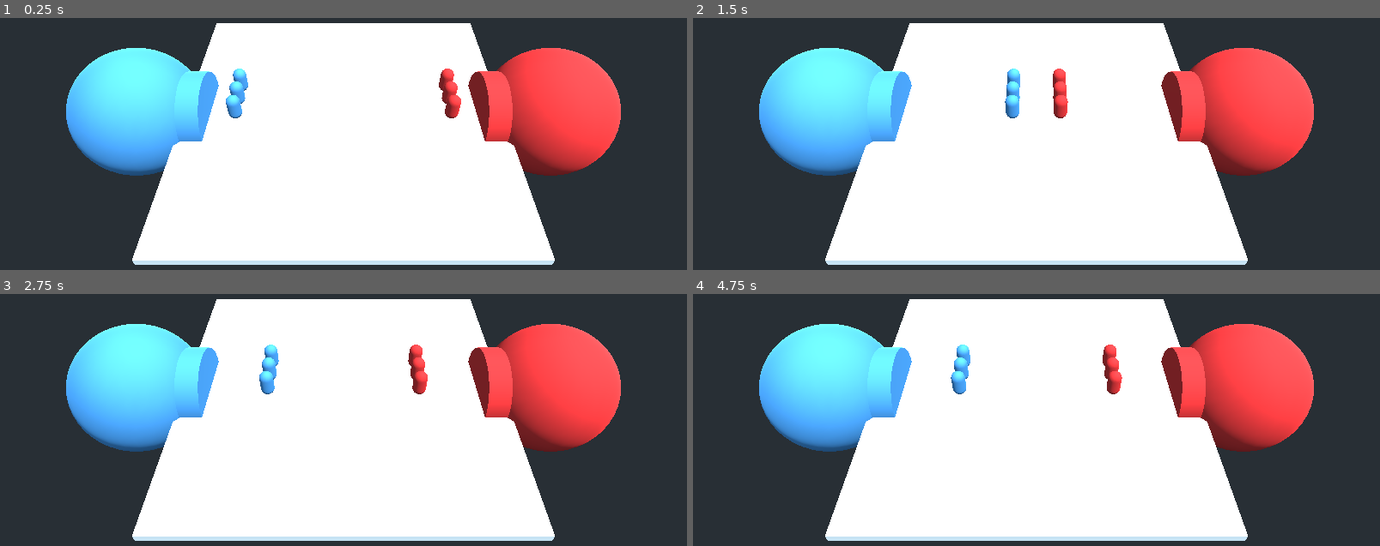
Above: before the commit, frames 1-4 (two rows, left to right).
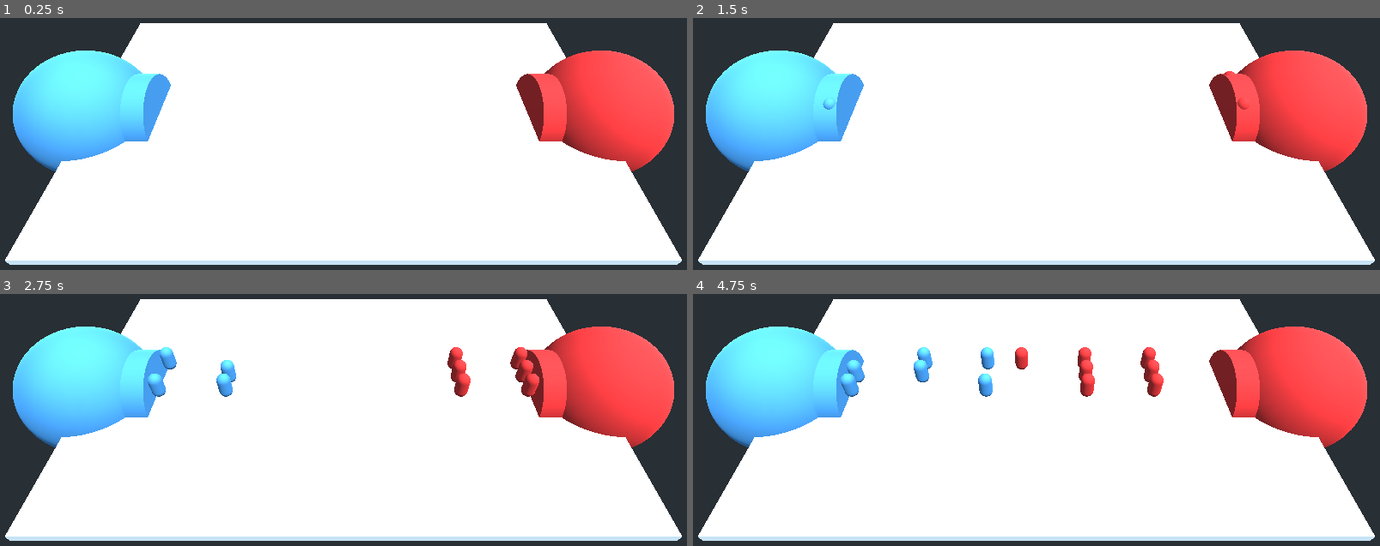
Above: after the commit, the same moments.

Repository: Zafuzi/goGodotJam_gameJelly
Game: Godot game, scene res://Scenes/main.tscn
Same seed, same stepped clock (60 frames per second), same inputs: the game is played once before the commit and once after it. Before the commit the project starts from res://main.tscn.
Inputs:
- Up to frame 1 (0.25 s): no input
- Up to frame 2 (1.5 s): no input
- Up to frame 3 (2.75 s): no input
- Up to frame 4 (4.75 s): no input

The runs differ from the first frame. In frame 1, 36% of the frame differs, in the area x 0-100%, y 2-98%; in frame 2, 36%; in frame 3, 36%; in frame 4, 37%.

Commit message:
optimized spawning by using a queue and moving to areas instead of bodies

Diff:
--- a/Enemy/Enemy.gd
+++ /dev/null
@@ -1,48 +0,0 @@
-extends KinematicBody
-
-var shoot_distance:float = 70
-var close_soldier
-var b = 1
-var hp = 30
-var attack = 3
-var move = true
-var speed = Vector3(-10,0,0)
-var die = false
-var enemy = 1
-var wait = 10
-
-
-func _physics_process(delta):
-
-	var all_soldier = get_tree().get_nodes_in_group("soldier")
-
-	if die == true:
-		queue_free()
-
-	if 1 == 0:#sealed away for later incase it becomes useful
-		for soldier in all_soldier:
-
-			var distance = translation.distance_to(soldier.translation)
-
-			if distance < shoot_distance:
-				shoot_distance = distance
-				close_soldier = soldier
-
-	if move == true:
-		move_and_slide(speed)
-	else:
-		enemy.hp -= attack
-		if enemy.hp <= 0:
-			move = true
-
-	if hp <= 0:
-		die = true
-
-
-func _on_Area_body_entered(body):#assign target
-	if body.is_in_group("soldier"):
-		enemy = body
-		move = false
-	if body.is_in_group("spawner"):
-		body.hp -= attack
-		queue_free()
--- a/Enemy/enemy.tscn
+++ /dev/null
@@ -1,35 +0,0 @@
-[gd_scene load_steps=6 format=2]
-
-[ext_resource path="res://Enemy/Enemy.gd" type="Script" id=1]
-[ext_resource path="res://red.tres" type="Material" id=2]
-
-[sub_resource type="CapsuleMesh" id=5]
-material = ExtResource( 2 )
-mid_height = 2.0
-
-[sub_resource type="CapsuleShape" id=3]
-height = 2.0
-
-[sub_resource type="BoxShape" id=6]
-extents = Vector3( 1, 2.005, 1.14543 )
-
-[node name="Enemy" type="KinematicBody" groups=["enemy"]]
-transform = Transform( 1, 0, 0, 0, 1, 0, 0, 0, 1, 0, 2, 0 )
-script = ExtResource( 1 )
-
-[node name="CSGMesh" type="CSGMesh" parent="."]
-transform = Transform( 1, 0, 0, 0, -4.37114e-08, 1, 0, -1, -4.37114e-08, 0, 0, 0 )
-mesh = SubResource( 5 )
-
-[node name="CollisionShape" type="CollisionShape" parent="."]
-transform = Transform( 1, 0, 0, 0, -4.37114e-08, 1, 0, -1, -4.37114e-08, 0, 0, 0 )
-shape = SubResource( 3 )
-
-[node name="Area" type="Area" parent="."]
-
-[node name="CollisionShape" type="CollisionShape" parent="Area"]
-transform = Transform( 1, 0, 0, 0, 1, 0, 0, 0, 1, -2, 0, 0 )
-shape = SubResource( 6 )
-
-[connection signal="body_entered" from="Area" to="." method="_on_Area_body_entered"]
-[connection signal="body_exited" from="Area" to="." method="_on_Area_body_exited"]
--- /dev/null
+++ b/Scenes/EnemySpawner.tscn
@@ -0,0 +1,49 @@
+[gd_scene load_steps=7 format=2]
+
+[ext_resource path="res://Materials/red.tres" type="Material" id=1]
+[ext_resource path="res://Scripts/enemySpawner.gd" type="Script" id=2]
+[ext_resource path="res://Scenes/enemy.tscn" type="PackedScene" id=3]
+
+[sub_resource type="SphereMesh" id=2]
+material = ExtResource( 1 )
+
+[sub_resource type="CylinderMesh" id=4]
+material = ExtResource( 1 )
+
+[sub_resource type="BoxShape" id=5]
+extents = Vector3( 1.5, 1, 1 )
+
+[node name="EnemySpawner" type="Spatial"]
+transform = Transform( -10, 0, -8.74228e-07, 0, 10, 0, 8.74228e-07, 0, -10, 0, 3, 0 )
+script = ExtResource( 2 )
+pawn = ExtResource( 3 )
+
+[node name="MeshInstance" type="MeshInstance" parent="."]
+material_override = ExtResource( 1 )
+mesh = SubResource( 2 )
+material/0 = null
+
+[node name="MeshInstance2" type="MeshInstance" parent="."]
+transform = Transform( -2.76256e-08, -0.52, 0, 0.632, -2.27299e-08, 0, 0, 0, 0.632, 0.588, 0, 0 )
+material_override = ExtResource( 1 )
+mesh = SubResource( 4 )
+material/0 = null
+
+[node name="Spatial" type="Spatial" parent="."]
+transform = Transform( -0.1, 0, -8.74228e-09, 0, 0.1, 0, 8.74228e-09, 0, -0.1, 0.5, 0.202, 0.3 )
+
+[node name="Spatial2" type="Spatial" parent="."]
+transform = Transform( -0.1, 0, -8.74228e-09, 0, 0.1, 0, 8.74228e-09, 0, -0.1, 0.5, 0.202, 4.37114e-08 )
+
+[node name="Spatial3" type="Spatial" parent="."]
+transform = Transform( -0.1, 0, -8.74228e-09, 0, 0.1, 0, 8.74228e-09, 0, -0.1, 0.5, 0.202, -0.3 )
+
+[node name="RespawnTimer" type="Timer" parent="."]
+autostart = true
+
+[node name="Area" type="Area" parent="." groups=["enemy_spawner"]]
+
+[node name="CollisionShape" type="CollisionShape" parent="Area"]
+shape = SubResource( 5 )
+
+[connection signal="timeout" from="RespawnTimer" to="." method="_on_RespawnTimer_timeout"]
--- /dev/null
+++ b/Scenes/SoldierSpawner.tscn
@@ -0,0 +1,53 @@
+[gd_scene load_steps=9 format=2]
+
+[ext_resource path="res://Scenes/soldier.tscn" type="PackedScene" id=1]
+[ext_resource path="res://Scripts/soldierSpawner.gd" type="Script" id=2]
+[ext_resource path="res://Materials/blue.tres" type="Material" id=3]
+
+[sub_resource type="SpatialMaterial" id=5]
+albedo_color = Color( 0.188235, 0.454902, 0.87451, 1 )
+
+[sub_resource type="SphereMesh" id=6]
+material = SubResource( 5 )
+
+[sub_resource type="SpatialMaterial" id=7]
+albedo_color = Color( 0.188235, 0.454902, 0.87451, 1 )
+
+[sub_resource type="CylinderMesh" id=8]
+material = SubResource( 7 )
+
+[sub_resource type="BoxShape" id=9]
+extents = Vector3( 1.5, 1, 1 )
+
+[node name="SoldierSpawner" type="Spatial"]
+transform = Transform( 10, 0, 0, 0, 10, 0, 0, 0, 10, 0, 3, 0 )
+script = ExtResource( 2 )
+pawn = ExtResource( 1 )
+
+[node name="MeshInstance" type="MeshInstance" parent="."]
+mesh = SubResource( 6 )
+material/0 = ExtResource( 3 )
+
+[node name="MeshInstance2" type="MeshInstance" parent="."]
+transform = Transform( -2.76256e-08, -0.52, 0, 0.632, -2.27299e-08, 0, 0, 0, 0.632, 0.588, 0, 0 )
+mesh = SubResource( 8 )
+material/0 = ExtResource( 3 )
+
+[node name="Spatial" type="Spatial" parent="."]
+transform = Transform( 0.1, 0, 0, 0, 0.1, 0, 0, 0, 0.1, 0.5, 0.202, 0.3 )
+
+[node name="Spatial2" type="Spatial" parent="."]
+transform = Transform( 0.1, 0, 0, 0, 0.1, 0, 0, 0, 0.1, 0.5, 0.202, 4.37114e-08 )
+
+[node name="Spatial3" type="Spatial" parent="."]
+transform = Transform( 0.1, 0, 0, 0, 0.1, 0, 0, 0, 0.1, 0.5, 0.202, -0.3 )
+
+[node name="RespawnTimer" type="Timer" parent="."]
+autostart = true
+
+[node name="Area" type="Area" parent="." groups=["soldier_spawner"]]
+
+[node name="CollisionShape" type="CollisionShape" parent="Area"]
+shape = SubResource( 9 )
+
+[connection signal="timeout" from="RespawnTimer" to="." method="_on_RespawnTimer_timeout"]
--- /dev/null
+++ b/Scenes/enemy.tscn
@@ -0,0 +1,27 @@
+[gd_scene load_steps=5 format=2]
+
+[ext_resource path="res://Materials/red.tres" type="Material" id=1]
+[ext_resource path="res://Scripts/enemy.gd" type="Script" id=2]
+
+[sub_resource type="CapsuleMesh" id=5]
+material = ExtResource( 1 )
+mid_height = 2.0
+
+[sub_resource type="BoxShape" id=6]
+extents = Vector3( 1, 2.005, 1.14543 )
+
+[node name="Enemy" type="Spatial"]
+transform = Transform( 1, 0, 0, 0, 1, 0, 0, 0, 1, 0, 2, 0 )
+script = ExtResource( 2 )
+
+[node name="CSGMesh" type="CSGMesh" parent="."]
+transform = Transform( 1, 0, 0, 0, -4.37114e-08, 1, 0, -1, -4.37114e-08, 0, 0, 0 )
+mesh = SubResource( 5 )
+
+[node name="Area" type="Area" parent="." groups=["enemy"]]
+
+[node name="CollisionShape" type="CollisionShape" parent="Area"]
+transform = Transform( 1, 0, 0, 0, 1, 0, 0, 0, 1, -2, 0, 0 )
+shape = SubResource( 6 )
+
+[connection signal="area_entered" from="Area" to="." method="_on_Area_area_entered"]
--- a/main.tscn
+++ b/Scenes/main.tscn
@@ -1,7 +1,7 @@
 [gd_scene load_steps=6 format=2]
 
-[ext_resource path="res://Soldier spawner/soldier spawner.tscn" type="PackedScene" id=1]
-[ext_resource path="res://enemy spawner/enemy spawner.tscn" type="PackedScene" id=2]
+[ext_resource path="res://Scenes/EnemySpawner.tscn" type="PackedScene" id=1]
+[ext_resource path="res://Scenes/SoldierSpawner.tscn" type="PackedScene" id=2]
 
 [sub_resource type="ProceduralSky" id=1]
 
@@ -10,7 +10,7 @@
 background_sky = SubResource( 1 )
 
 [sub_resource type="CubeMesh" id=3]
-size = Vector3( 50, 50, 1 )
+size = Vector3( 80, 50, 1 )
 
 [node name="main" type="Spatial"]
 
@@ -20,16 +20,17 @@
 [node name="Camera" type="Camera" parent="."]
 transform = Transform( 1, 0, 0, 0, 0.707107, 0.707107, 0, -0.707107, 0.707107, 0, 50, 50 )
 fov = 60.0
+far = 300.0
 
 [node name="WorldEnvironment" type="WorldEnvironment" parent="."]
 environment = SubResource( 2 )
 
-[node name="CSGMesh" type="CSGMesh" parent="."]
+[node name="Floor" type="CSGMesh" parent="."]
 transform = Transform( 1, 0, 0, 0, -4.37114e-08, 1, 0, -1, -4.37114e-08, 0, 0, 0 )
 mesh = SubResource( 3 )
 
-[node name="StaticBody" parent="." instance=ExtResource( 1 )]
-transform = Transform( 10, 0, 0, 0, 10, 0, 0, 0, 10, -32, 0.5, 0 )
+[node name="EnemySpawner" parent="." instance=ExtResource( 1 )]
+transform = Transform( -10, 0, -8.74228e-07, 0, 10, 0, 8.74228e-07, 0, -10, 40, 0, 0 )
 
-[node name="StaticBody2" parent="." instance=ExtResource( 2 )]
-transform = Transform( -10, 0, -8.74228e-07, 0, 10, 0, 8.74228e-07, 0, -10, 32, 0.5, 0 )
+[node name="SoldierSpawner" parent="." instance=ExtResource( 2 )]
+transform = Transform( 10, 0, 0, 0, 10, 0, 0, 0, 10, -40, 0, 0 )
--- /dev/null
+++ b/Scenes/soldier.tscn
@@ -0,0 +1,27 @@
+[gd_scene load_steps=5 format=2]
+
+[ext_resource path="res://Scripts/soldier.gd" type="Script" id=1]
+[ext_resource path="res://Materials/blue.tres" type="Material" id=2]
+
+[sub_resource type="CapsuleMesh" id=2]
+material = ExtResource( 2 )
+mid_height = 2.0
+
+[sub_resource type="BoxShape" id=4]
+extents = Vector3( 1, 2.005, 1.14543 )
+
+[node name="Soldier" type="Spatial"]
+transform = Transform( 1, 0, 0, 0, 1, 0, 0, 0, 1, 0, 2, 0 )
+script = ExtResource( 1 )
+
+[node name="CSGMesh" type="CSGMesh" parent="."]
+transform = Transform( 1, 0, 0, 0, -4.37114e-08, 1, 0, -1, -4.37114e-08, 0, 0, 0 )
+mesh = SubResource( 2 )
+
+[node name="Area" type="Area" parent="." groups=["soldier"]]
+
+[node name="CollisionShape" type="CollisionShape" parent="Area"]
+transform = Transform( 1, 0, 0, 0, 1, 0, 0, 0, 1, 2, 0, 0 )
+shape = SubResource( 4 )
+
+[connection signal="area_entered" from="Area" to="." method="_on_Area_area_entered"]
--- /dev/null
+++ b/Scripts/enemy.gd
@@ -0,0 +1,53 @@
+extends Spatial
+
+var b = 1
+var hp = 30
+var attack = 3
+var move = false
+var speed = Vector3(-10,0,0)
+var die = true
+var enemy = null
+var wait = 10
+
+var _initial_position
+
+func _ready():
+	_initial_position = get_translation()
+	hide()
+
+func _process(delta):
+	var wr = weakref(enemy)
+	if wr.get_ref():
+		enemy.hp -= attack
+		if enemy.hp <= 0:
+			enemy = null
+			move = true
+
+
+func _physics_process(delta):
+	if hp <= 0:
+		reset()
+
+	if move == true:
+		translation += speed * delta
+
+	if translation.x < -100:
+		reset()
+
+func reset():
+	hp = 30
+	die = true
+	move = false
+	enemy = null
+	set_translation(_initial_position)
+	hide()
+
+func makeAlive():
+	die = false
+	move = true
+	show()
+
+func _on_Area_area_entered(area):
+	if area.is_in_group("soldier") or area.is_in_group("soldier_spawner"):
+		enemy = area.get_owner()
+		move = false
--- /dev/null
+++ b/Scripts/enemySpawner.gd
@@ -0,0 +1,46 @@
+extends Spatial
+
+var wait = 0
+var hp = 1000
+
+var MAX_ENEMIES = 12
+
+export(PackedScene) var pawn
+onready var pawns = []
+
+func _ready():
+
+	assert( pawn != null, "ERROR: You must give pawn a value.");
+
+	var spawnerNumber = 1
+	for i in MAX_ENEMIES:
+		var p = pawn.instance()
+		pawns.append(p)
+
+		if(spawnerNumber == 1):
+			$Spatial.add_child(p)
+
+		if(spawnerNumber == 2):
+			$Spatial2.add_child(p)
+
+		if(spawnerNumber == 3):
+			$Spatial3.add_child(p)
+
+		spawnerNumber += 1
+		if spawnerNumber > 3:
+			spawnerNumber = 1
+
+func _process(delta):
+	if hp <= 0:
+		queue_free()
+
+func _on_RespawnTimer_timeout():
+	var i = 0
+	for p in pawns:
+		if p.die:
+			p.reset()
+			p.makeAlive()
+			i += 1
+
+			if i > 3:
+				break
--- /dev/null
+++ b/Scripts/pawn.gd
@@ -0,0 +1,16 @@
+extends Node
+
+
+# Declare member variables here. Examples:
+# var a = 2
+# var b = "text"
+
+
+# Called when the node enters the scene tree for the first time.
+func _ready():
+	pass # Replace with function body.
+
+
+# Called every frame. 'delta' is the elapsed time since the previous frame.
+#func _process(delta):
+#	pass
--- /dev/null
+++ b/Scripts/soldier.gd
@@ -0,0 +1,53 @@
+extends Spatial
+
+var b = 1
+var hp = 30
+var attack = 3
+var move = false
+var speed = Vector3(10,0,0)
+var die = true
+var enemy = null
+var wait = 10
+
+var _initial_position
+
+func _ready():
+	_initial_position = get_translation()
+	hide()
+
+func _process(delta):
+	var wr = weakref(enemy)
+	if wr.get_ref():
+		enemy.hp -= attack
+		if enemy.hp <= 0:
+			enemy = null
+			move = true
+
+
+func _physics_process(delta):
+	if hp <= 0:
+		reset()
+
+	if move == true:
+		translation += speed * delta
+
+	if translation.x > 100:
+		reset()
+
+func reset():
+	hp = 30
+	die = true
+	move = false
+	enemy = null
+	set_translation(_initial_position)
+
+func makeAlive():
+	die = false
+	move = true
+	show()
+
+
+func _on_Area_area_entered(area):
+	if area.is_in_group("enemy") or area.is_in_group("enemy_spawner"):
+		enemy = area.get_owner()
+		move = false
--- /dev/null
+++ b/Scripts/soldierSpawner.gd
@@ -0,0 +1,46 @@
+extends Spatial
+
+var wait = 0
+var hp = 1000
+
+var MAX_ENEMIES = 12
+
+export(PackedScene) var pawn
+onready var pawns = []
+
+func _ready():
+
+	assert( pawn != null, "ERROR: You must give pawn a value.");
+
+	var spawnerNumber = 1
+	for i in MAX_ENEMIES:
+		var p = pawn.instance()
+		pawns.append(p)
+
+		if(spawnerNumber == 1):
+			$Spatial.add_child(p)
+
+		if(spawnerNumber == 2):
+			$Spatial2.add_child(p)
+
+		if(spawnerNumber == 3):
+			$Spatial3.add_child(p)
+
+		spawnerNumber += 1
+		if spawnerNumber > 3:
+			spawnerNumber = 1
+
+func _process(delta):
+	if hp <= 0:
+		queue_free()
+
+func _on_RespawnTimer_timeout():
+	var i = 0
+	for p in pawns:
+		if p.die:
+			p.reset()
+			p.makeAlive()
+			i += 1
+
+			if i > 1:
+				break
--- a/Soldier spawner/soldier spawner.tscn
+++ /dev/null
@@ -1,43 +0,0 @@
-[gd_scene load_steps=7 format=2]
-
-[ext_resource path="res://blue.tres" type="Material" id=1]
-[ext_resource path="res://Soldier spawner/spawner.gd" type="Script" id=2]
-
-[sub_resource type="SphereShape" id=1]
-
-[sub_resource type="SphereMesh" id=2]
-material = ExtResource( 1 )
-
-[sub_resource type="CylinderShape" id=3]
-
-[sub_resource type="CylinderMesh" id=4]
-material = ExtResource( 1 )
-
-[node name="StaticBody" type="StaticBody" groups=["spawner"]]
-transform = Transform( 10, 0, 0, 0, 10, 0, 0, 0, 10, 0, 0, 0 )
-script = ExtResource( 2 )
-
-[node name="CollisionShape" type="CollisionShape" parent="."]
-shape = SubResource( 1 )
-
-[node name="MeshInstance" type="MeshInstance" parent="."]
-mesh = SubResource( 2 )
-material/0 = null
-
-[node name="CollisionShape2" type="CollisionShape" parent="."]
-transform = Transform( -2.27505e-08, -0.52047, 0, 0.632063, -2.76283e-08, 0, 0, 0, 0.632063, 0.588371, 0, 0 )
-shape = SubResource( 3 )
-
-[node name="MeshInstance2" type="MeshInstance" parent="."]
-transform = Transform( -2.27505e-08, -0.52047, 0, 0.632063, -2.76283e-08, 0, 0, 0, 0.632063, 0.588371, 0, 0 )
-mesh = SubResource( 4 )
-material/0 = null
-
-[node name="Spatial" type="Spatial" parent="."]
-transform = Transform( 0.1, 0, 0, 0, 0.1, 0, 0, 0, 0.1, 1.36159, 0.201617, 0 )
-
-[node name="Spatial2" type="Spatial" parent="."]
-transform = Transform( 0.1, 0, 0, 0, 0.1, 0, 0, 0, 0.1, 1.362, 0.202, 0.3 )
-
-[node name="Spatial3" type="Spatial" parent="."]
-transform = Transform( 0.1, 0, 0, 0, 0.1, 0, 0, 0, 0.1, 1.362, 0.202, -0.3 )
--- a/Soldier spawner/spawner.gd
+++ /dev/null
@@ -1,23 +0,0 @@
-extends StaticBody
-
-var wait = 0
-var hp = 30
-
-onready var soldier = preload("res://Soldier/soldier.tscn")
-onready var soldier2 = preload("res://Soldier/soldier.tscn")
-onready var soldier3 = preload("res://Soldier/soldier.tscn")
-
-func _process(delta):
-	if wait == 0:
-		wait = 120
-		var s1 = soldier.instance()
-		var s2 = soldier2.instance()
-		var s3 = soldier3.instance()
-		$Spatial.add_child(s1)
-		$Spatial2.add_child(s2)
-		$Spatial3.add_child(s3)
-	else:
-		wait -= 1
-
-	if hp <= 0:
-		queue_free()
--- a/Soldier/Soldier.gd
+++ /dev/null
@@ -1,49 +0,0 @@
-extends KinematicBody
-
-var shoot_distance:float = 70
-var close_enemy
-var b = 1
-var hp = 30
-var attack = 3
-var move = true
-var speed = Vector3(10,0,0)
-var die = false
-var enemy = 1
-var wait = 10
-
-
-func _physics_process(delta):
-
-	var all_enemy = get_tree().get_nodes_in_group("enemy")
-
-	if die == true:
-		queue_free()
-
-	if 1 == 0:#sealed away for later incase it becomes useful
-		for enemy in all_enemy:
-
-			var distance = translation.distance_to(enemy.translation)
-
-			if distance < shoot_distance:
-				shoot_distance = distance
-				close_enemy = enemy
-
-	if move == true:#movement
-		move_and_slide(speed)
-	else:#fighting
-		enemy.hp -= attack
-		print(enemy.hp)
-		if enemy.hp <= 0:#continuing after fight
-			move = true
-
-	if hp <= 0:
-		die = true
-
-
-func _on_Area_body_entered(body):#assign target
-	if body.is_in_group("enemy"):
-		enemy = body
-		move = false
-	if body.is_in_group("spawner"):
-		body.hp -= attack
-		queue_free()
--- a/Soldier/soldier.tscn
+++ /dev/null
@@ -1,35 +0,0 @@
-[gd_scene load_steps=6 format=2]
-
-[ext_resource path="res://Soldier/Soldier.gd" type="Script" id=1]
-[ext_resource path="res://blue.tres" type="Material" id=2]
-
-[sub_resource type="CapsuleMesh" id=2]
-material = ExtResource( 2 )
-mid_height = 2.0
-
-[sub_resource type="CapsuleShape" id=3]
-height = 2.0
-
-[sub_resource type="BoxShape" id=4]
-extents = Vector3( 1, 2.005, 1.14543 )
-
-[node name="Soldier" type="KinematicBody" groups=["soldier"]]
-transform = Transform( 1, 0, 0, 0, 1, 0, 0, 0, 1, 0, 2, 0 )
-script = ExtResource( 1 )
-
-[node name="CSGMesh" type="CSGMesh" parent="."]
-transform = Transform( 1, 0, 0, 0, -4.37114e-08, 1, 0, -1, -4.37114e-08, 0, 0, 0 )
-mesh = SubResource( 2 )
-
-[node name="CollisionShape" type="CollisionShape" parent="."]
-transform = Transform( 1, 0, 0, 0, -4.37114e-08, 1, 0, -1, -4.37114e-08, 0, 0, 0 )
-shape = SubResource( 3 )
-
-[node name="Area" type="Area" parent="."]
-
-[node name="CollisionShape" type="CollisionShape" parent="Area"]
-transform = Transform( 1, 0, 0, 0, 1, 0, 0, 0, 1, 2, 0, 0 )
-shape = SubResource( 4 )
-
-[connection signal="body_entered" from="Area" to="." method="_on_Area_body_entered"]
-[connection signal="body_exited" from="Area" to="." method="_on_Area_body_exited"]
--- a/enemy spawner/enemy spawner.tscn
+++ /dev/null
@@ -1,43 +0,0 @@
-[gd_scene load_steps=7 format=2]
-
-[ext_resource path="res://red.tres" type="Material" id=1]
-[ext_resource path="res://enemy spawner/spawner.gd" type="Script" id=2]
-
-[sub_resource type="SphereShape" id=1]
-
-[sub_resource type="SphereMesh" id=2]
-material = ExtResource( 1 )
-
-[sub_resource type="CylinderShape" id=3]
-
-[sub_resource type="CylinderMesh" id=4]
-material = ExtResource( 1 )
-
-[node name="StaticBody" type="StaticBody" groups=["spawner"]]
-transform = Transform( -10, 0, -8.74228e-07, 0, 10, 0, 8.74228e-07, 0, -10, 0, 0, 0 )
-script = ExtResource( 2 )
-
-[node name="CollisionShape" type="CollisionShape" parent="."]
-shape = SubResource( 1 )
-
-[node name="MeshInstance" type="MeshInstance" parent="."]
-mesh = SubResource( 2 )
-material/0 = null
-
-[node name="CollisionShape2" type="CollisionShape" parent="."]
-transform = Transform( -2.27505e-08, -0.52047, 0, 0.632063, -2.76283e-08, 0, 0, 0, 0.632063, 0.588371, 0, 0 )
-shape = SubResource( 3 )
-
-[node name="MeshInstance2" type="MeshInstance" parent="."]
-transform = Transform( -2.27505e-08, -0.52047, 0, 0.632063, -2.76283e-08, 0, 0, 0, 0.632063, 0.588371, 0, 0 )
-mesh = SubResource( 4 )
-material/0 = null
-
-[node name="Spatial" type="Spatial" parent="."]
-transform = Transform( -0.1, 0, -8.74228e-09, 0, 0.1, 0, 8.74228e-09, 0, -0.1, 1.36159, 0.201617, 0 )
-
-[node name="Spatial2" type="Spatial" parent="."]
-transform = Transform( -0.1, 0, -8.74228e-09, 0, 0.1, 0, 8.74228e-09, 0, -0.1, 1.362, 0.202, 0.3 )
-
-[node name="Spatial3" type="Spatial" parent="."]
-transform = Transform( -0.1, 0, -8.74228e-09, 0, 0.1, 0, 8.74228e-09, 0, -0.1, 1.362, 0.202, -0.3 )
--- a/enemy spawner/spawner.gd
+++ /dev/null
@@ -1,24 +0,0 @@
-extends StaticBody
-
-var wait = 0
-var hp = 30
-
-onready var soldier = preload("res://Enemy/Enemy.tscn")
-onready var soldier2 = preload("res://Enemy/Enemy.tscn")
-onready var soldier3 = preload("res://Enemy/Enemy.tscn")
-
-func _process(delta):
-	if wait == 0:
-		wait = 120
-		var s1 = soldier.instance()
-		var s2 = soldier2.instance()
-		var s3 = soldier3.instance()
-		$Spatial.add_child(s1)
-		$Spatial2.add_child(s2)
-		$Spatial3.add_child(s3)
-	else:
-		wait -= 1
-
-
-	if hp <= 0:
-		queue_free()
--- a/project.godot
+++ b/project.godot
@@ -15,7 +15,7 @@
 [application]
 
 config/name="GAME_NAME"
-run/main_scene="res://main.tscn"
+run/main_scene="res://Scenes/main.tscn"
 boot_splash/bg_color=Color( 0, 0, 0, 1 )
 
 [display]
Renamed: blue.tres -> Materials/blue.tres
Renamed: red.tres -> Materials/red.tres
